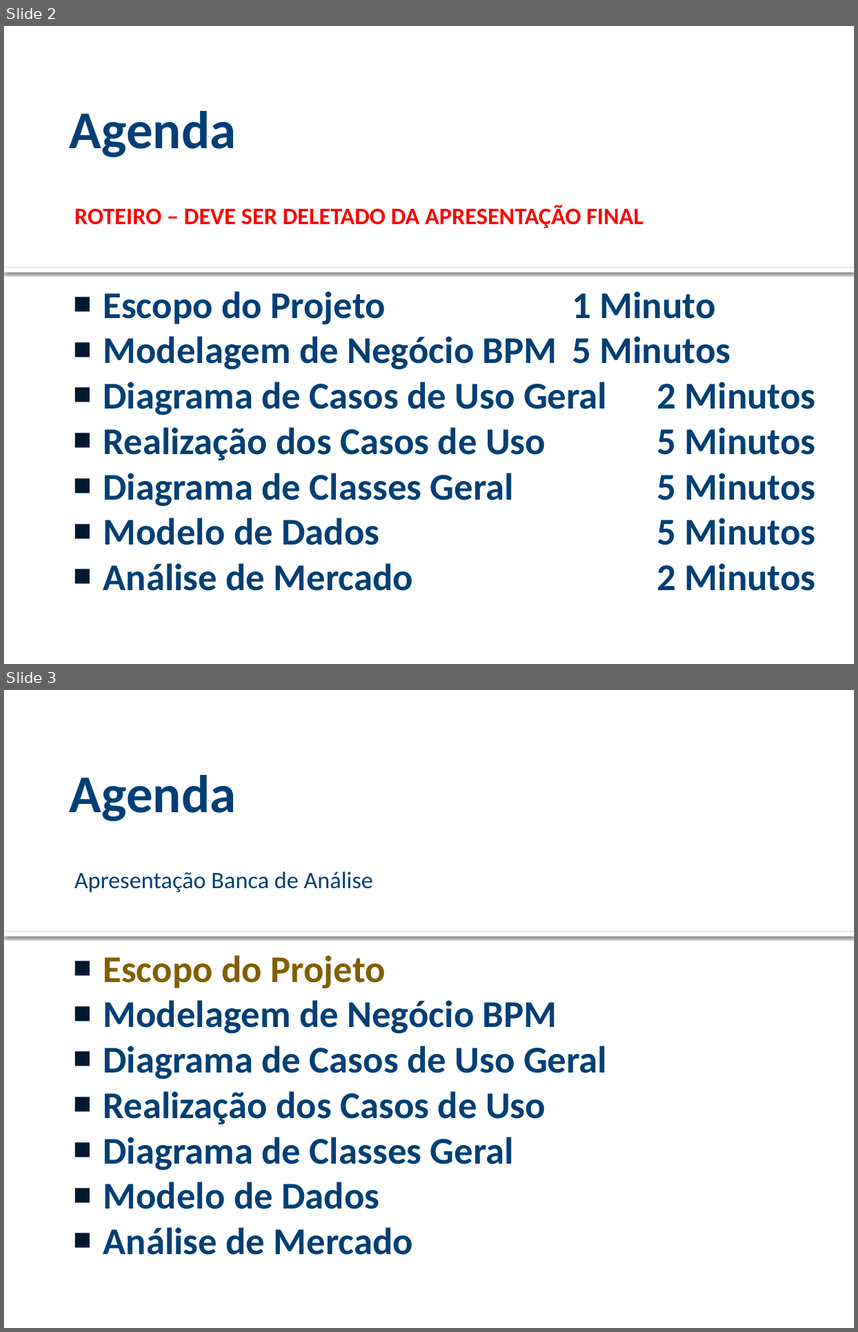
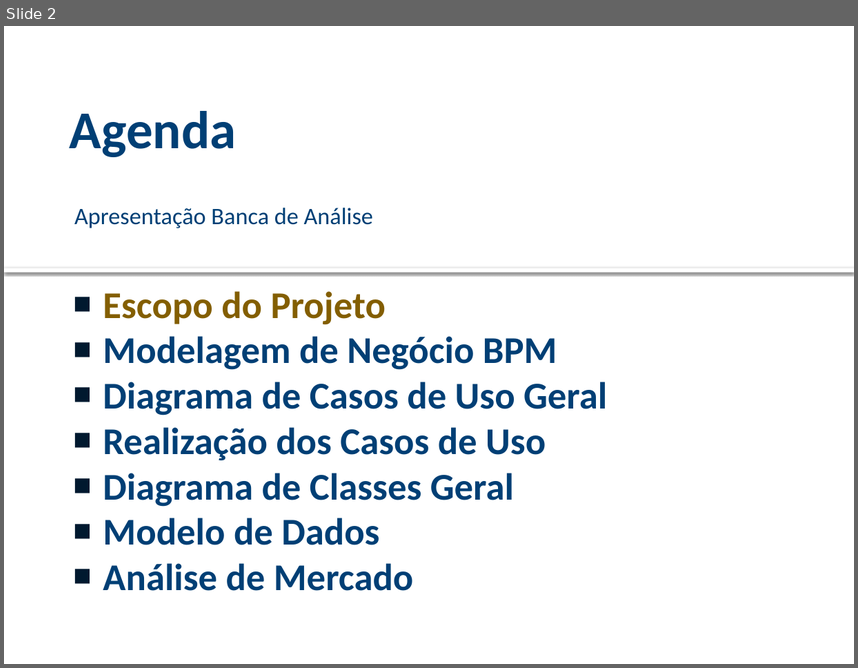
Before and after one commit to viniciussouza1210/ProjetoFinal, a slide deck: ANÁLISE/Modelo Apresentacao Analise (1).pptx. Shown one above the other, each under a label of ours: slides 2 and 3 before the commit, slide 2 after it. The pictures are 858x1332 and 858x668 pixels, drawn with LibreOffice and Linux fonts; fonts in the diff are those of the drawing; background and template pictures are left out. Boxes give left, top, right and bottom in pixels: in the first picture for what was removed or moved away, otherwise in the second. Text is boxed around its words. In the diff, an @@ line names an element or a change of style, - is before the commit and + after.

```diff
--- a/ANÁLISE/Modelo Apresentacao Analise (1).pptx
+++ b/ANÁLISE/Modelo Apresentacao Analise (1).pptx
@@ slide 2 removed at (4, 26, 854, 664), background picture (left out); not listed: 1 template element that a slide beside it also shows @@
@@ title removed at (70, 111, 237, 157) @@
-Agenda
@@ text removed at (74, 205, 644, 228) @@
-ROTEIRO – DEVE SER DELETADO DA APRESENTAÇÃO FINAL
@@ text removed at (103, 291, 816, 590) @@
-■ Escopo do Projeto 1 Minuto
-■ Modelagem de Negócio BPM 5 Minutos
-■ Diagrama de Casos de Uso Geral 2 Minutos
-■ Realização dos Casos de Uso 5 Minutos
-■ Diagrama de Classes Geral 5 Minutos
-■ Modelo de Dados 5 Minutos
-■ Análise de Mercado 2 Minutos
@@ what was slide 3 is now slide 2 @@
```
Also in this commit, not shown: 7 slides changed, 26 slides added, 8 other files.
